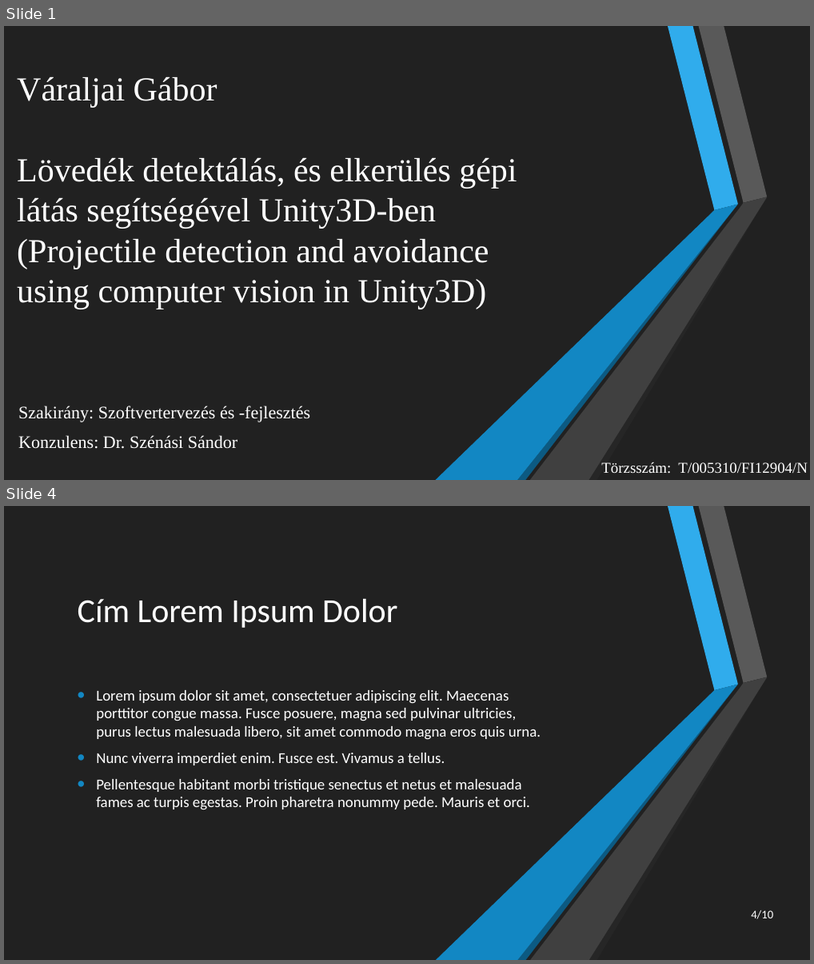
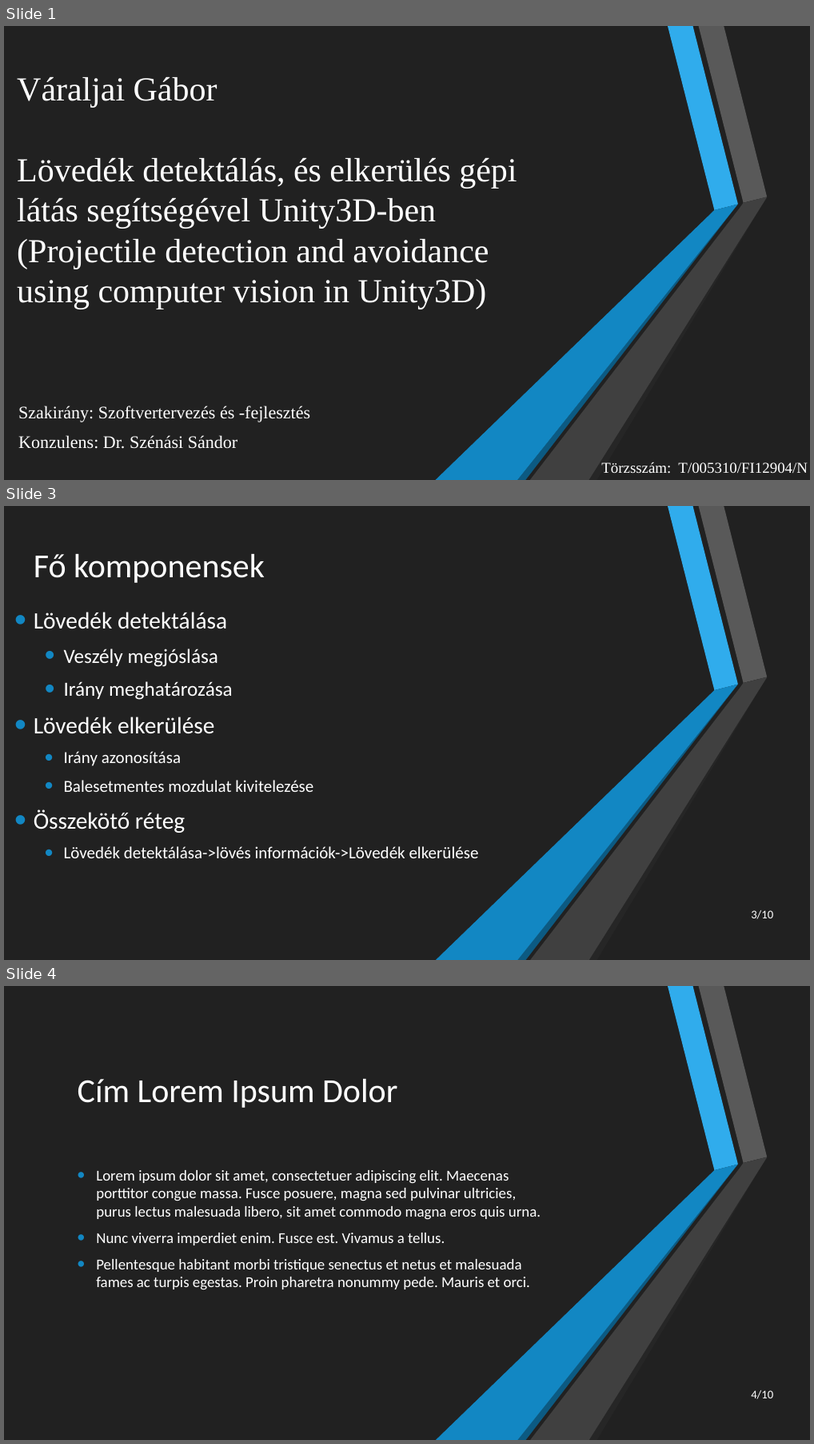
Before and after one commit to vgabor96/Thesis_HJC885, a slide deck: Unity/Thesis_HJC885.pptx. Shown one above the other, each under a label of ours: slides 1 and 4 before the commit, slides 1, 3 and 4 after it; the slides between them are not shown. The pictures are 814x964 and 814x1444 pixels, drawn with LibreOffice and Linux fonts; fonts in the diff are those of the drawing. Boxes give left, top, right and bottom in pixels: in the first picture for what was removed or moved away, otherwise in the second. Text is boxed around its words. In the diff, an @@ line names an element or a change of style, - is before the commit and + after.

```diff
--- a/Unity/Thesis_HJC885.pptx
+++ b/Unity/Thesis_HJC885.pptx
@@ slide 3 added at box(4, 506, 810, 960), background #212121; not listed: 6 template elements that a slide beside it also shows @@
@@ rectangle added at box(4, 506, 810, 960), fill #212121 @@
@@ title added at box(34, 554, 265, 583), 40 pt, text #FFFFFF @@
+Fő komponensek
@@ text added at box(34, 612, 479, 858), 20 pt, text #FFFFFF @@
+• Lövedék detektálása
+  • Veszély megjóslása
+  • Irány meghatározása
+• Lövedék elkerülése
+  • Irány azonosítása
+  • Balesetmentes mozdulat kivitelezése
+• Összekötő réteg
+  • Lövedék detektálása->lövés információk->Lövedék elkerülése
@@ group added at box(436, 506, 768, 960): 6 freeform shapes @@
@@ page number added at box(751, 910, 774, 919), 14 pt, text #FFFFFF @@
+3/10
```
Also in this commit, not shown: 1 slide changed, 1 slide removed, 9 other files.
